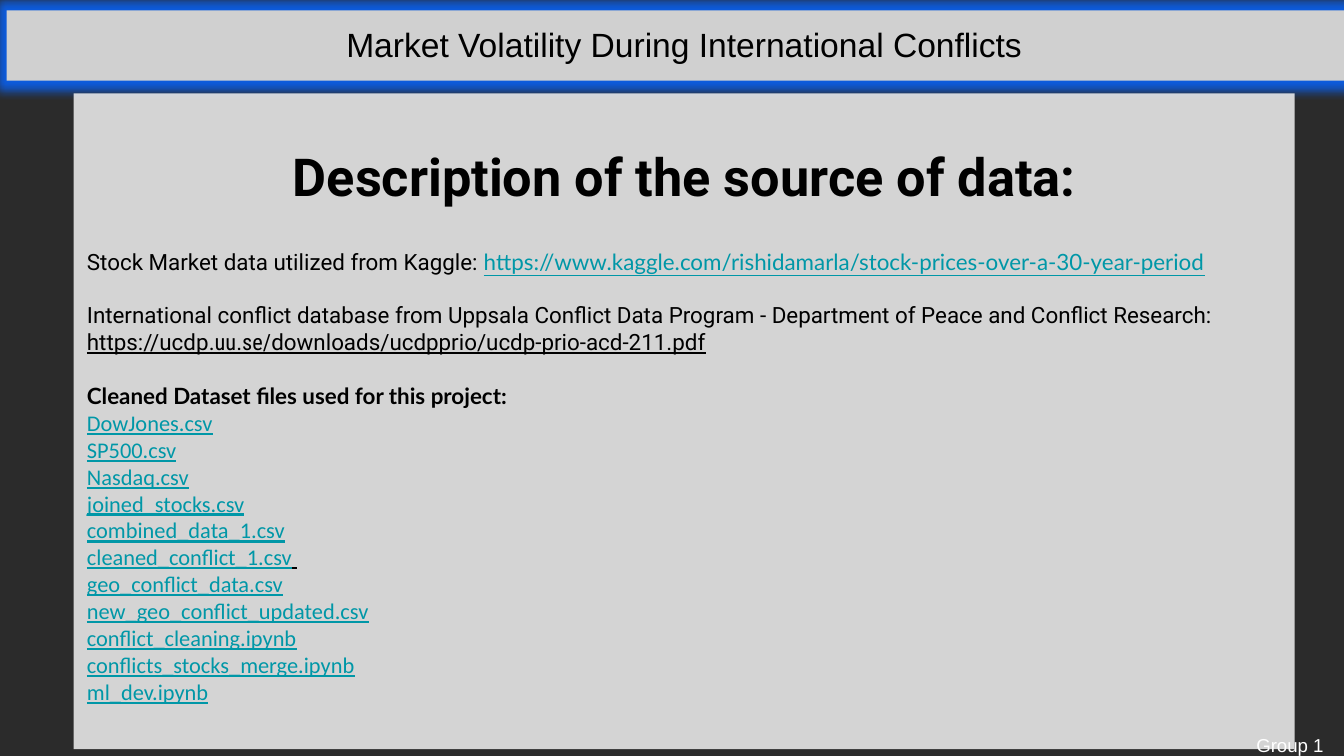
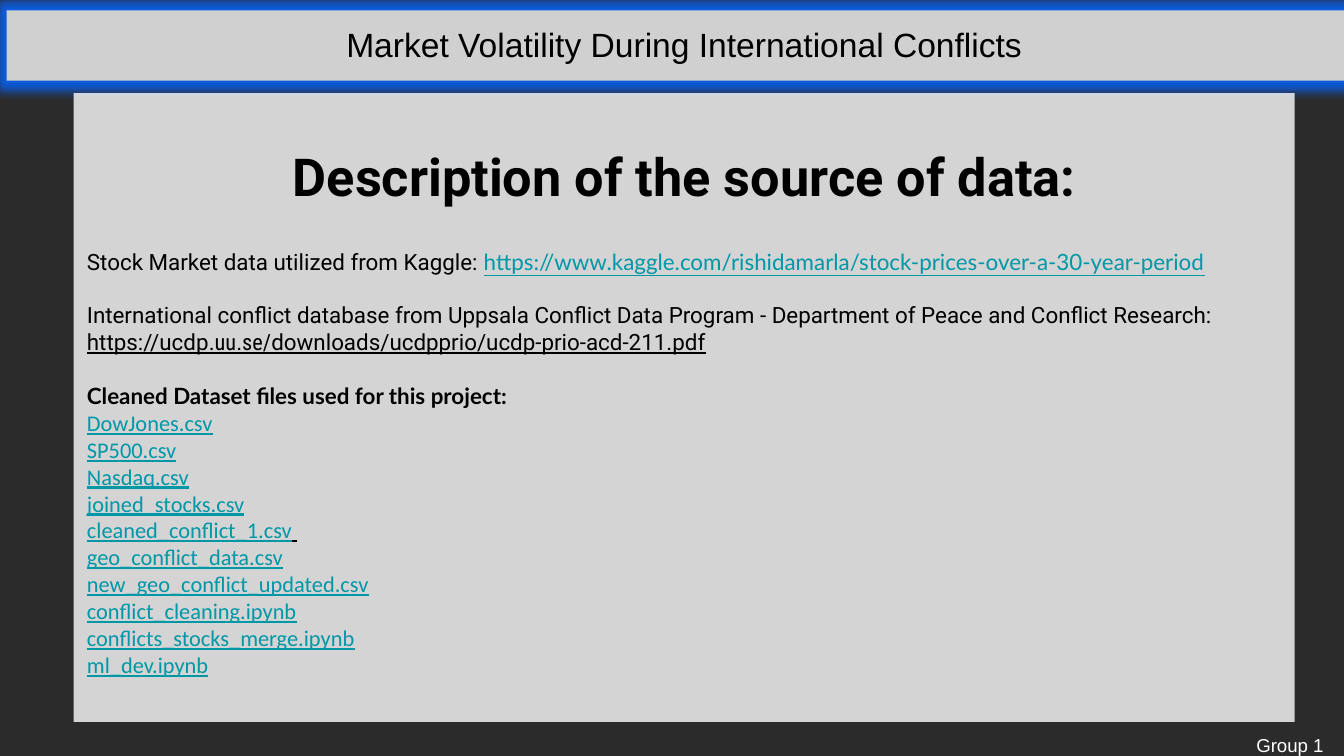
Before and after one commit to THeath15/Team1--Project, a slide deck: slide 5 of Group1 presentation revised 3.pptx (slide 3 before the commit). Drawn at 1344x756 pixels with LibreOffice and Linux fonts; fonts in the diff are those of the drawing; grey boxes stand for pictures; background and template pictures are left out; a plain dark background stands for a picture behind light text. Boxes give left, top, right and bottom in pixels: in the first picture for what was removed or moved away, otherwise in the second. Text is boxed around its words. In the diff, an @@ line names an element or a change of style, - is before the commit and + after.

```diff
--- a/Group1 presentation revised 3.pptx
+++ b/Group1 presentation revised 3.pptx
@@ rectangle "Description of the source of ..." resized from (x1=74, y1=93, x2=1296, y2=749) to (x1=74, y1=93, x2=1296, y2=722) @@
@@ text in rectangle at (x1=87, y1=522, x2=285, y2=543): paragraph removed @@
-combined_data_1.csv
```
Also in this commit, not shown: 7 other slides changed.
